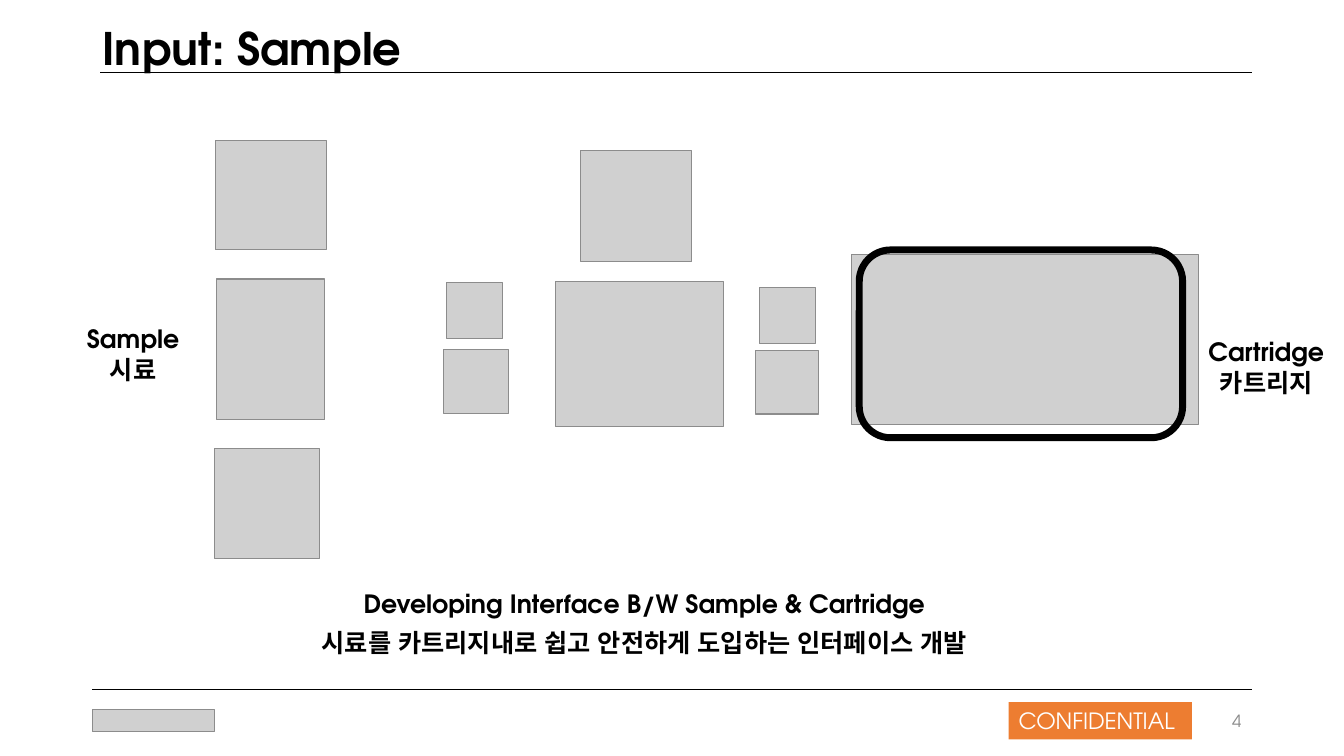
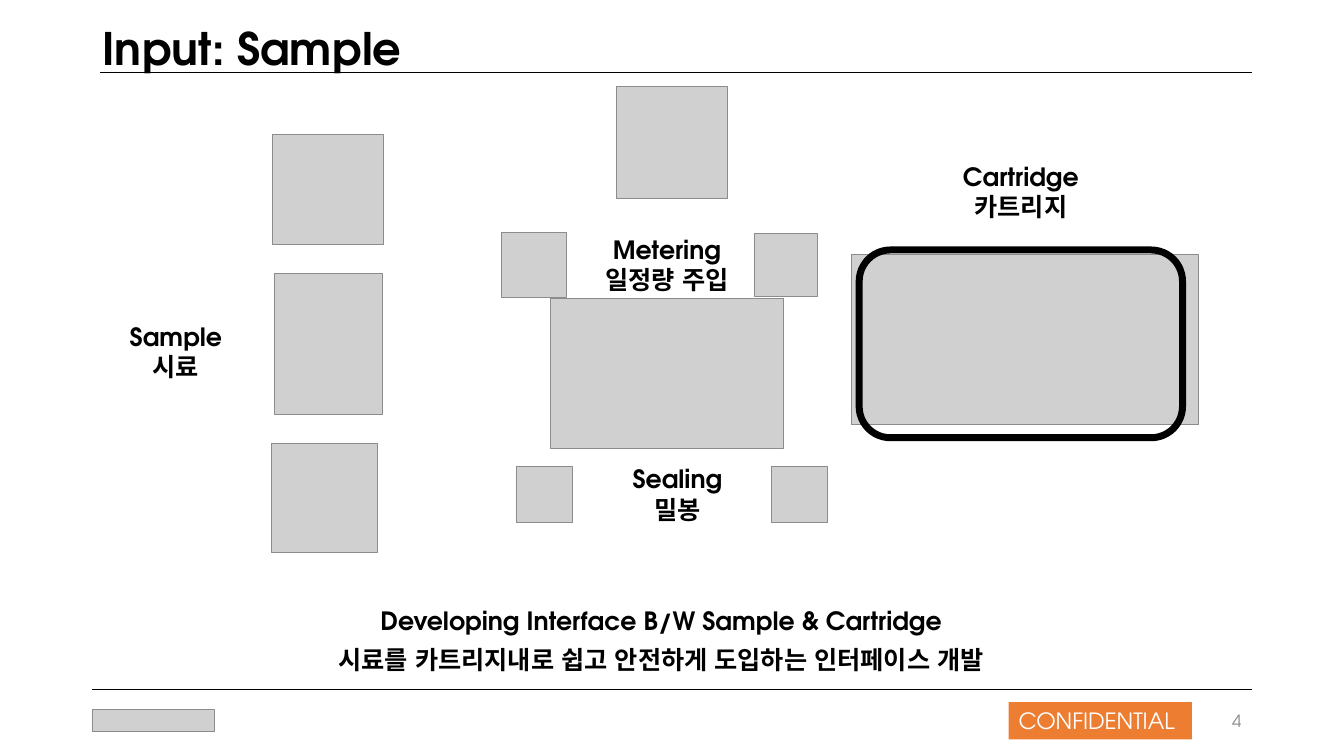
Before and after one commit to nansmile/Company-Work, a slide deck: slide 4 of Work/올인원팀 발표자료_181021.pptx. Drawn at 1344x756 pixels with LibreOffice and Linux fonts; fonts in the diff are those of the drawing; grey boxes stand for pictures. Boxes give left, top, right and bottom in pixels: in the first picture for what was removed or moved away, otherwise in the second. Text is boxed around its words. In the diff, an @@ line names an element or a change of style, - is before the commit and + after.

Commit message:
modify picture

```diff
--- a/Work/올인원팀 발표자료_181021.pptx
+++ b/Work/올인원팀 발표자료_181021.pptx
@@ picture: place and size @@
-picture at bbox=[581, 151, 692, 262]
+picture at bbox=[616, 87, 727, 198]
@@ picture: place and size @@
-picture at bbox=[215, 140, 326, 250]
+picture at bbox=[273, 135, 384, 245]
@@ text "Cartridge": place and size @@
-text "Cartridge" at bbox=[1208, 341, 1324, 395]
+text "Cartridge" at bbox=[963, 166, 1079, 219]
@@ picture: place and size @@
-picture at bbox=[444, 350, 508, 414]
+picture at bbox=[502, 233, 567, 297]
@@ text added at bbox=[606, 239, 728, 292], 18 pt, text #000000, bold @@
+Metering
+일정량 주입
@@ picture: place and size @@
-picture at bbox=[756, 351, 820, 414]
+picture at bbox=[755, 234, 819, 297]
@@ picture: place and size @@
-picture at bbox=[217, 279, 325, 420]
+picture at bbox=[274, 273, 382, 414]
@@ picture: place and size @@
-picture at bbox=[555, 282, 723, 427]
+picture at bbox=[551, 298, 783, 449]
@@ text "Sample": place and size @@
-text "Sample" at bbox=[87, 329, 179, 382]
+text "Sample" at bbox=[130, 327, 222, 379]
@@ picture: place and size @@
-picture at bbox=[215, 449, 321, 559]
+picture at bbox=[272, 444, 378, 554]
@@ picture: place and size @@
-picture at bbox=[447, 283, 503, 340]
+picture at bbox=[516, 467, 573, 523]
@@ text added at bbox=[633, 468, 723, 522], 18 pt, text #000000, bold @@
+Sealing
+밀봉
@@ picture: place and size @@
-picture at bbox=[759, 288, 816, 345]
+picture at bbox=[771, 467, 828, 523]
@@ text "Developing Interface B/W Sample & ...": place and size @@
-text "Developing Interface B/W Sample & ..." at bbox=[322, 593, 967, 655]
+text "Developing Interface B/W Sample & ..." at bbox=[339, 610, 983, 672]
```
Also in this commit, not shown: 2 other slides changed.
